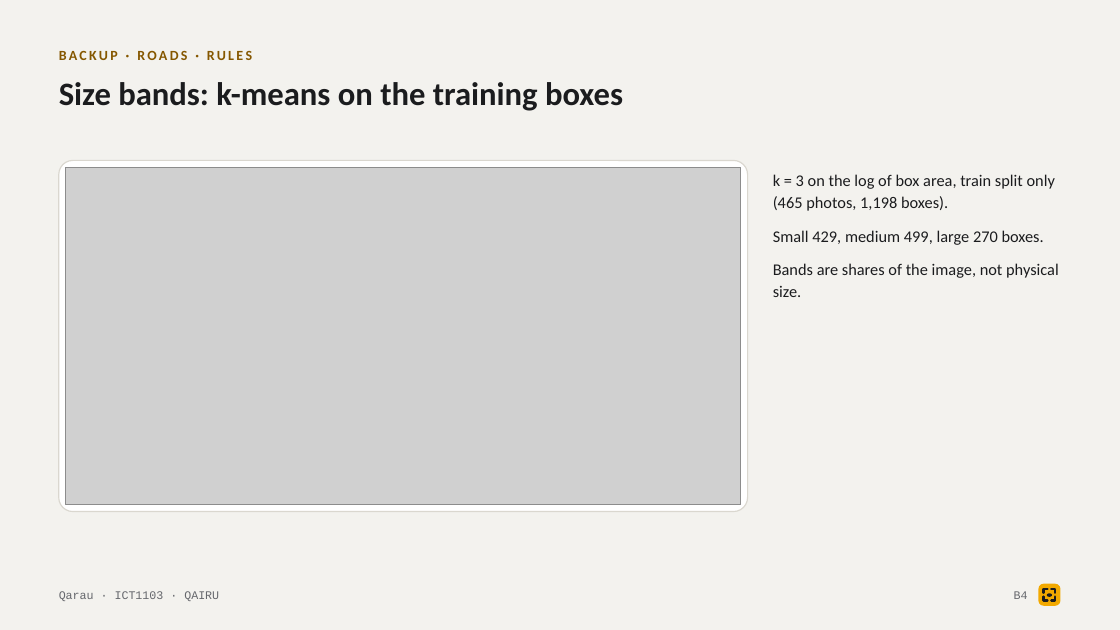
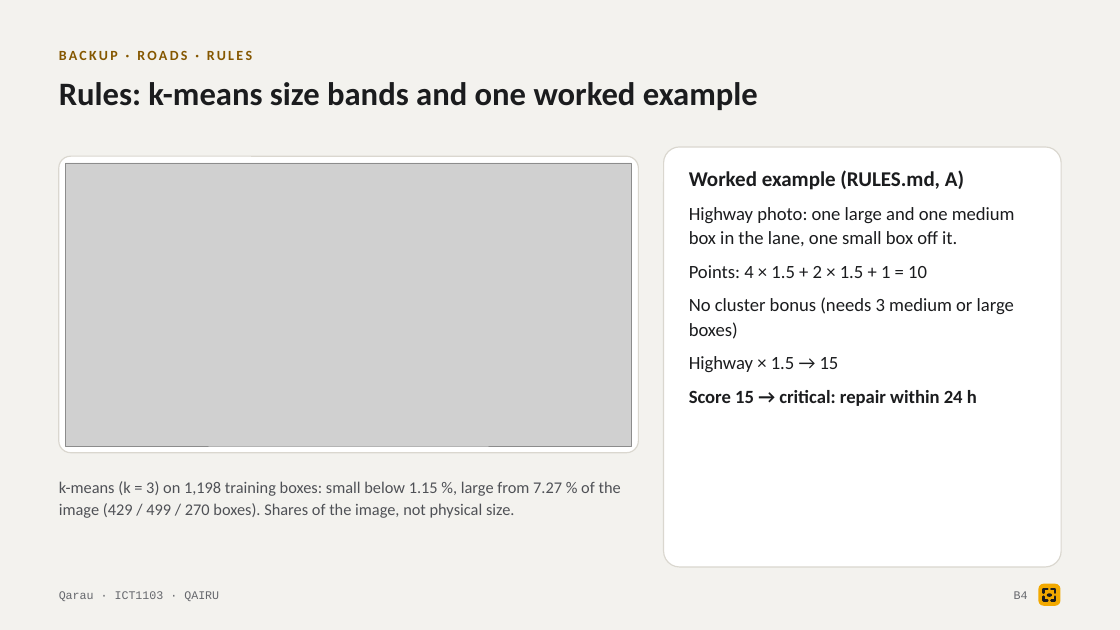
Before and after one commit to tairqaldy/jolscan-ict-final-1st-trimester, a slide deck: slide 16 of docs/deck/qarau-defense-deck.pptx. Drawn at 1120x630 pixels with LibreOffice and Linux fonts; fonts in the diff are those of the drawing; grey boxes stand for pictures. Boxes give left, top, right and bottom in pixels: in the first picture for what was removed or moved away, otherwise in the second. Text is boxed around its words. In the diff, an @@ line names an element or a change of style, - is before the commit and + after.

```diff
--- a/docs/deck/qarau-defense-deck.pptx
+++ b/docs/deck/qarau-defense-deck.pptx
@@ text at <box>59,82,758,110</box>: text changed @@
-Size bands: k-means on the training boxes
+Rules: k-means size bands and one worked example
@@ rounded rectangle added at <box>664,147,1061,567</box>, fill #FFFFFF, outline #DAD7CF 1 pt @@
@@ rounded rectangle: place and size @@
-rounded rectangle at <box>59,160,748,512</box>
+rounded rectangle at <box>59,156,639,453</box>
@@ picture: place and size @@
-picture at <box>66,167,741,505</box>
+picture at <box>66,163,632,446</box>
@@ text added at <box>689,170,1015,406</box>, 16 pt, text #1B1C1E @@
+Worked example (RULES.md, A)
+Highway photo: one large and one medium box in the lane, one small box off it.
+Points: 4 × 1.5 + 2 × 1.5 + 1 = 10
+No cluster bonus (needs 3 medium or large boxes)
+Highway × 1.5 → 15
+Score 15 → critical: repair within 24 h
@@ text removed at <box>773,174,1059,297</box> @@
-k = 3 on the log of box area, train split only (465 photos, 1,198 boxes).
-Small 429, medium 499, large 270 boxes.
-Bands are shares of the image, not physical size.
@@ text added at <box>59,481,621,518</box>, 14 pt, text #4F5156 @@
+k-means (k = 3) on 1,198 training boxes: small below 1.15 %, large from 7.27 % of the image (429 / 499 / 270 boxes). Shares of the image, not physical size.
```
Also in this commit, not shown: 16 other slides changed, 5 other files.
